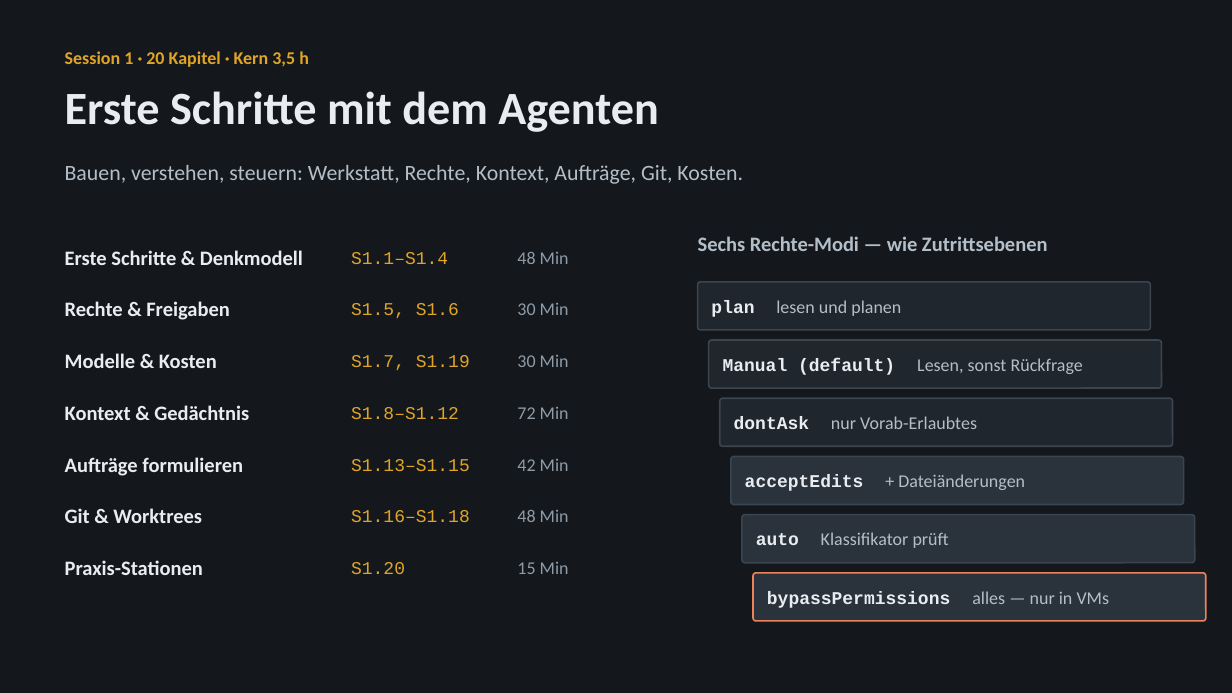
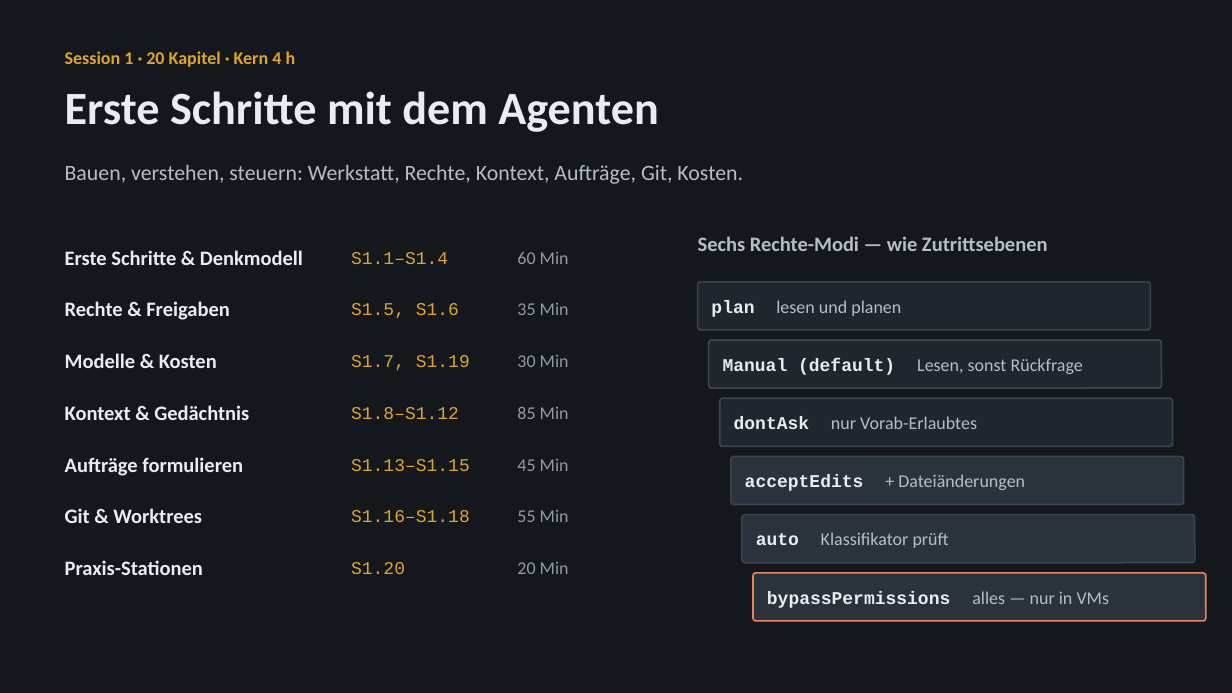
Before and after one commit to dynamic-dome/dynamic-workshop, a slide deck: slide 7 of resources/media/claude-code-praxisbibliothek.pptx. Drawn at 1232x693 pixels with LibreOffice and Linux fonts; fonts in the diff are those of the drawing. Boxes give left, top, right and bottom in pixels: in the first picture for what was removed or moved away, otherwise in the second. Text is boxed around its words. In the diff, an @@ line names an element or a change of style, - is before the commit and + after.

```diff
--- a/resources/media/claude-code-praxisbibliothek.pptx
+++ b/resources/media/claude-code-praxisbibliothek.pptx
@@ text at <box>65,51,296,67</box>: text changed @@
-Session 1 · 20 Kapitel · Kern 3,5 h
+Session 1 · 20 Kapitel · Kern 4 h
@@ text at <box>517,252,569,264</box>: text changed @@
-48 Min
+60 Min
@@ text at <box>517,303,569,315</box>: text changed @@
-30 Min
+35 Min
@@ text at <box>517,407,569,419</box>: text changed @@
-72 Min
+85 Min
@@ text at <box>517,459,569,471</box>: text changed @@
-42 Min
+45 Min
@@ text at <box>517,510,569,522</box>: text changed @@
-48 Min
+55 Min
@@ text at <box>517,562,569,574</box>: text changed @@
-15 Min
+20 Min
```
Also in this commit, not shown: 6 other slides changed, 1 other file.
